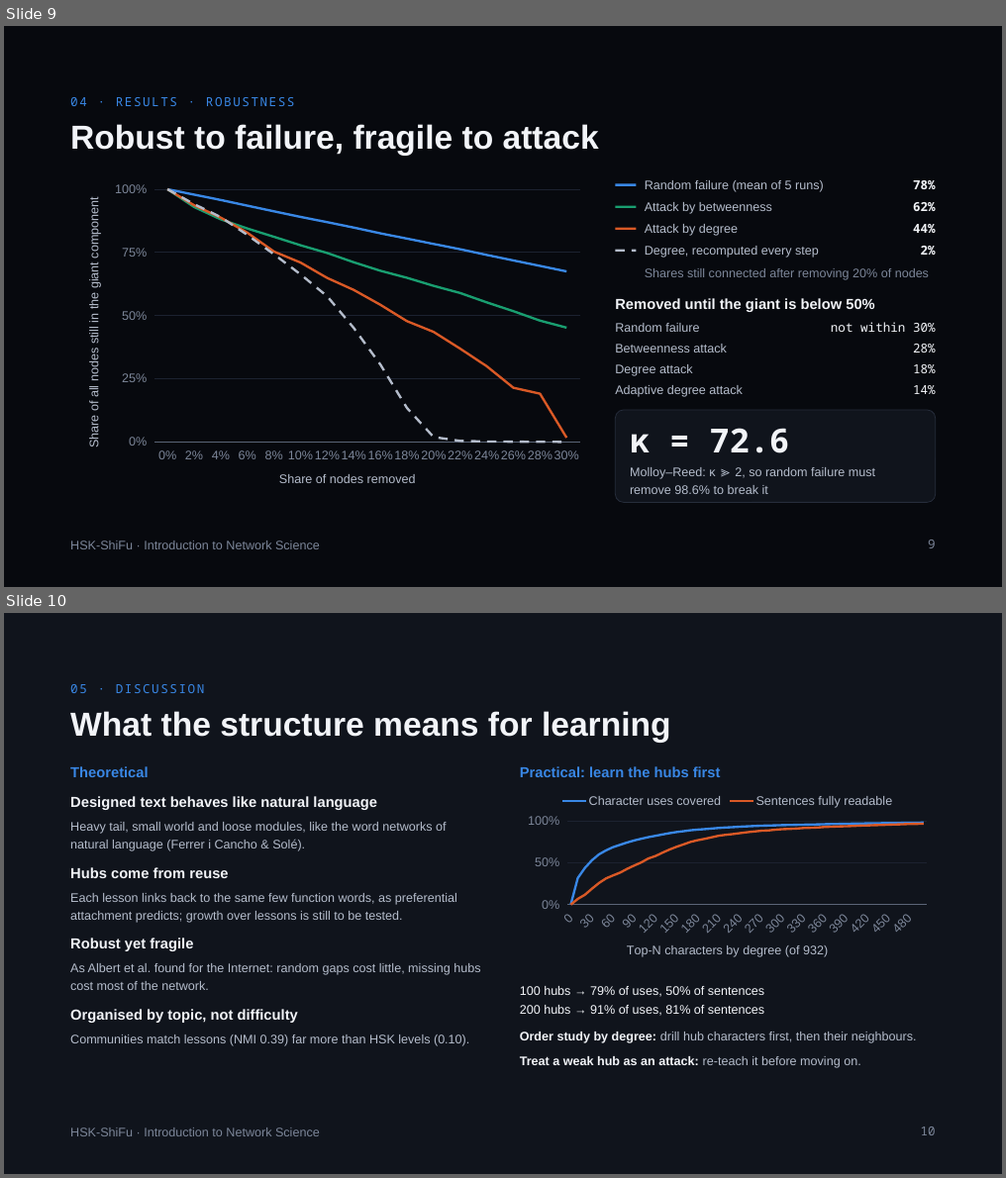
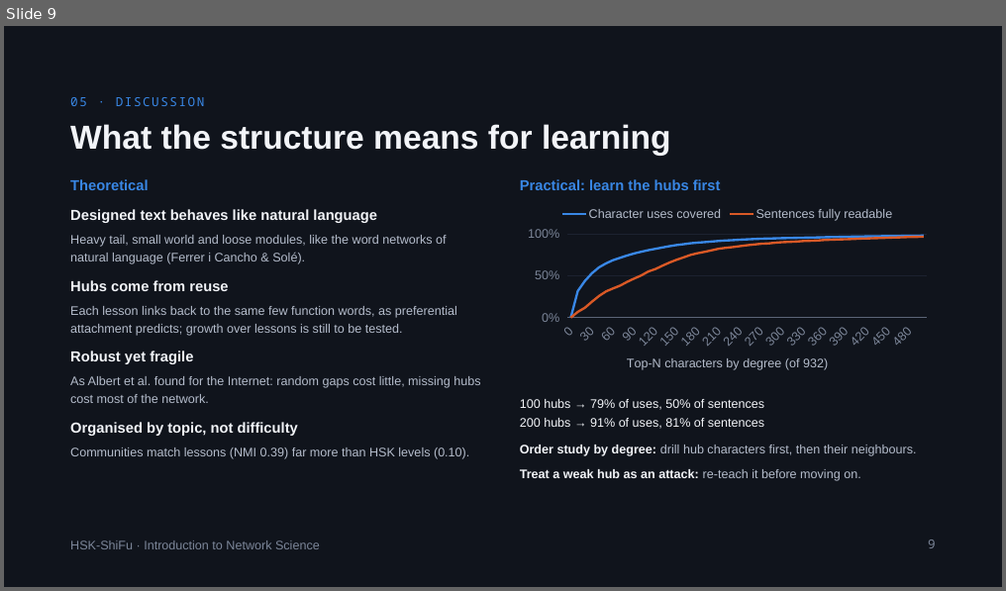
Before and after one commit to MSamiulHasnat/HSK-ShiFu, a slide deck: NetworkScience/CourseSubmissions/HSK-ShiFu_Network_Science_Final_Presentation.pptx. Shown one above the other, each under a label of ours: slides 9 and 10 before the commit, slide 9 after it. The pictures are 1006x1178 and 1006x591 pixels, drawn with LibreOffice and Linux fonts; fonts in the diff are those of the drawing. Boxes give left, top, right and bottom in pixels: in the first picture for what was removed or moved away, otherwise in the second. Text is boxed around its words. In the diff, an @@ line names an element or a change of style, - is before the commit and + after.

```diff
--- a/NetworkScience/CourseSubmissions/HSK-ShiFu_Network_Science_Final_Presentation.pptx
+++ b/NetworkScience/CourseSubmissions/HSK-ShiFu_Network_Science_Final_Presentation.pptx
@@ slide 9 removed at (x1=4, y1=26, x2=1002, y2=587), background #07090E; not listed: 1 template element that a slide beside it also shows @@
@@ text removed at (x1=70, y1=97, x2=295, y2=106) @@
-04 · RESULTS · ROBUSTNESS
@@ title removed at (x1=70, y1=124, x2=599, y2=156) @@
-Robust to failure, fragile to attack
@@ line chart removed at (x1=70, y1=176, x2=590, y2=503) @@
-categories: 0%, 2%, 4%, 6%, 8%, 10%, 12%, 14%, 16%, 18%, 20%, 22%, 24%, 26%, 28%, 30%
-Series 1: 1, 0.98, 0.96, 0.94, 0.91, 0.89, 0.87, 0.85, 0.83, 0.8, 0.78, 0.76, 0.74, 0.72, 0.7, 0.67
-Series 2: 1, 0.93, 0.88, 0.84, 0.81, 0.78, 0.75, 0.71, 0.68, 0.65, 0.62, 0.59, 0.55, 0.52, 0.48, 0.45
-Series 3: 1, 0.94, 0.89, 0.83, 0.75, 0.71, 0.65, 0.6, 0.54, 0.48, 0.44, 0.37, 0.3, 0.21, 0.19, 0.02
-Series 4: 1, 0.94, 0.89, 0.82, 0.74, 0.66, 0.58, 0.45, 0.31, 0.13, 0.02, 0, 0, 0, 0, 0
@@ line removed from (616, 184) to (636, 184) @@
@@ text removed at (x1=645, y1=180, x2=824, y2=192) @@
-Random failure (mean of 5 runs)
@@ text removed at (x1=645, y1=202, x2=772, y2=214) @@
-Attack by betweenness
@@ text removed at (x1=913, y1=180, x2=936, y2=189) @@
-78%
@@ text removed at (x1=913, y1=202, x2=936, y2=211) @@
-62%
@@ line removed from (616, 207) to (636, 207) @@
@@ line removed from (616, 229) to (636, 229) @@
@@ text removed at (x1=645, y1=224, x2=738, y2=236) @@
-Attack by degree
@@ text removed at (x1=913, y1=224, x2=936, y2=233) @@
-44%
@@ line removed from (616, 251) to (636, 251) @@
@@ text removed at (x1=645, y1=246, x2=819, y2=258) @@
-Degree, recomputed every step
@@ text removed at (x1=921, y1=246, x2=936, y2=255) @@
-2%
@@ text removed at (x1=645, y1=269, x2=929, y2=280) @@
-Shares still connected after removing 20% of nodes
@@ text removed at (x1=615, y1=298, x2=874, y2=312) @@
-Removed until the giant is below 50%
@@ text removed at (x1=831, y1=322, x2=936, y2=332) @@
-not within 30%
@@ text removed at (x1=615, y1=323, x2=699, y2=332) @@
-Random failure
@@ text removed at (x1=615, y1=344, x2=727, y2=353) @@
-Betweenness attack
@@ text removed at (x1=913, y1=344, x2=936, y2=353) @@
-28%
@@ text removed at (x1=615, y1=365, x2=693, y2=376) @@
-Degree attack
@@ text removed at (x1=913, y1=365, x2=936, y2=373) @@
-18%
@@ text removed at (x1=615, y1=385, x2=743, y2=397) @@
-Adaptive degree attack
@@ rounded rectangle removed at (x1=616, y1=410, x2=936, y2=503) @@
@@ text removed at (x1=913, y1=385, x2=936, y2=394) @@
-14%
@@ text removed at (x1=630, y1=428, x2=790, y2=454) @@
-κ = 72.6
@@ text removed at (x1=630, y1=468, x2=875, y2=494) @@
-Molloy–Reed: κ ≫ 2, so random failure must remove 98.6% to break it
@@ page number removed at (x1=928, y1=540, x2=936, y2=549) @@
-9
@@ what was slide 10 is now slide 9 @@
@@ page number at (x1=928, y1=540, x2=936, y2=549): text changed @@
-10
+9
```
Also in this commit, not shown: 9 slides changed, 4 other files.
